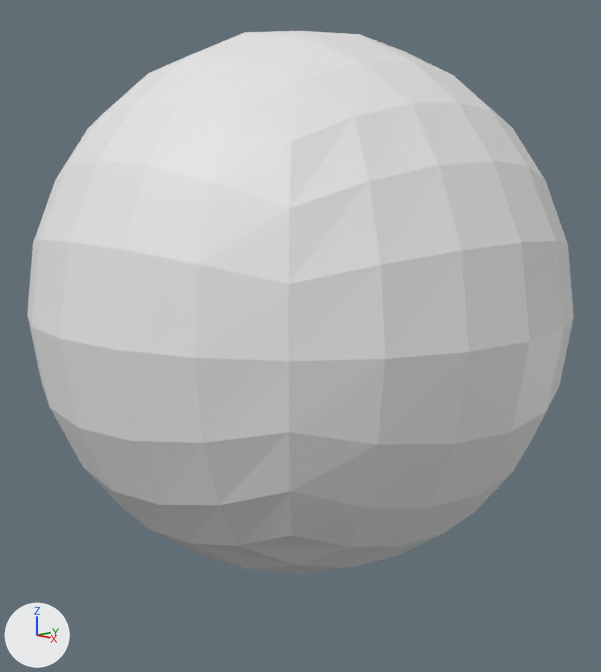
Renders of the Blender file Blender/Head/Head.blend from each side of a commit.
Both versions are drawn from a 50 mm lens placed at (6.74, -6.34, 4.51), pointed at (0.04, -0.03, 2.76). The lights are fixed; the arrows at lower left show +X, +Y and +Z. The picture after the commit comes second.
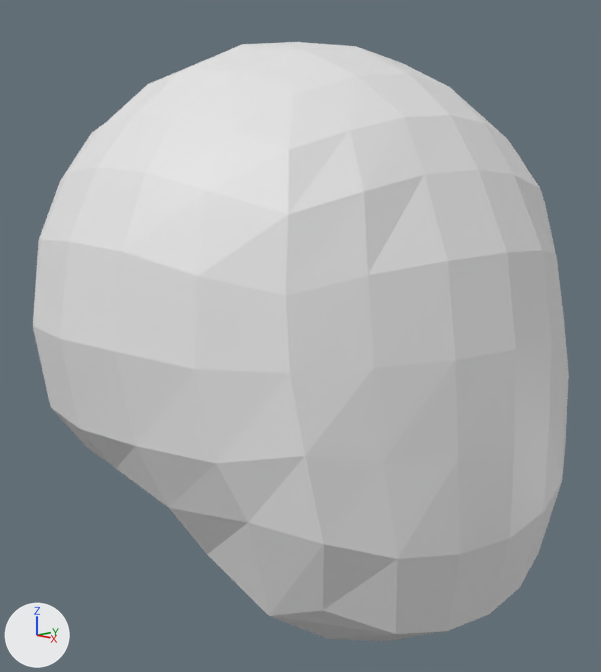
Commit message: Head
- Head shaped

What the commit changed:
me_cube is used by ob_cube; location (0.0, 0.0, 3.1); scale (1.68, 1.68, 1.68).
me_cube had 121 vertices, 108 faces and spanned x -1.73..1.73, y 0.0..1.73, z -1.73..1.73.
me_cube now has 121 vertices, 108 faces and spans x -1.65..1.67, y 0.0..1.73, z -1.82..1.67.
me_cube part 1: 119 of 121 vertices moved; they spanned x -1.73..1.73, y 0.0..1.67, z -1.73..1.73 and now span x -1.65..1.67, y 0.0..1.67, z -1.82..1.67; mean shift (0.06, 0.0, 0.0); largest move (1.22, 0.0, -1.22) -> (1.56, 0.0, -1.6).

Location of each change, (x1, y1, x2, y2) in pixels of the pictures (601 x 672 px):
'Cube', reshaped (10% taller)
    before: (27, 31, 574, 574)
    after: (33, 42, 569, 641)
